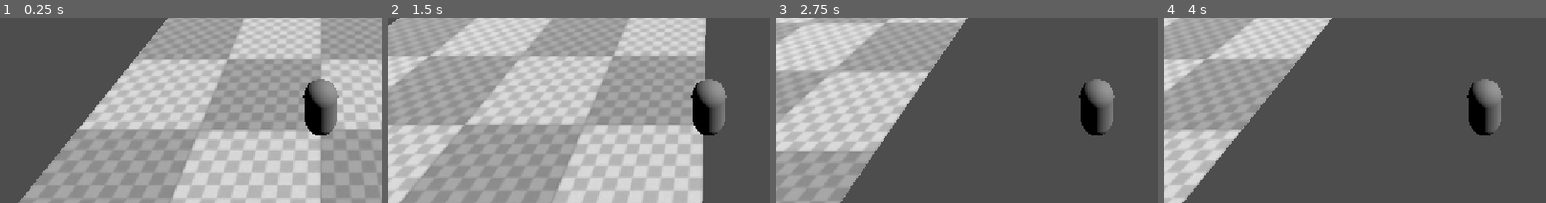
Above: before the commit, frames 1-4 (left to right).
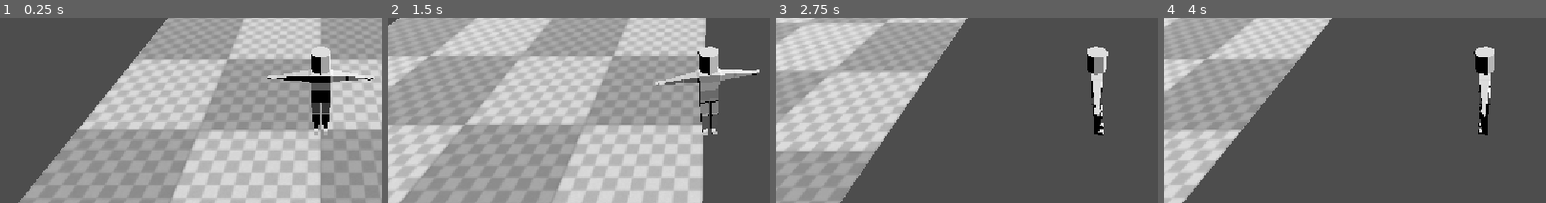
Above: after the commit, the same moments.

Repository: Estudio-Tapiti/Station
Game: Godot game, scene res://scenes/levels/placeholder.tscn
Same seed, same stepped clock (60 frames per second), same inputs: the game is played once before the commit and once after it.
Inputs:
- Up to frame 1 (0.25 s): no input
- Up to frame 2 (1.5 s): tap Enter (ui_accept) at 0.5, 0.77 s; hold Right (ui_right) 0.53-1.28 s; hold Shift (sprint) 0.53-1.28 s; hold Down (ui_down) from 1.28 s (still down); tap Shift (sprint) at 1.35 s
- Up to frame 3 (2.75 s): tap Enter (ui_accept) at 1.52 s; release Down (ui_down) at 2.03 s; hold Right (ui_right) from 2.03 s (still down); hold Shift (sprint) from 2.03 s (still down)
- Up to frame 4 (4 s): release Right (ui_right) at 2.78 s; release Shift (sprint) at 2.78 s; hold Up (ui_up) 2.78-3.53 s; tap Shift (sprint) at 2.85 s; tap Enter (ui_accept) at 3.02, 3.77 s; hold Left (ui_left) from 3.53 s (still down); hold Shift (sprint) from 3.53 s (still down)
The pictures show only the part of the screen within x 8-58%, y 18-68%; the shares and areas given below are measured in that part.

The runs differ from the first frame. In frame 1, 3.5% of the frame differs, in the area x 70-98%, y 15-64%; in frame 2, 3.4%; in frame 3, 2.6%; in frame 4, 2.4%.

Commit message:
Added placeholder player model

Diff:
--- a/scenes/components/actors/Player.tscn
+++ b/scenes/components/actors/Player.tscn
@@ -1,8 +1,7 @@
 [gd_scene format=3 uid="uid://5u5o300f5o2u"]
 
 [ext_resource type="Script" uid="uid://c0w875vdem7hm" path="res://scenes/components/actors/player.gd" id="1_csch0"]
-
-[sub_resource type="CapsuleMesh" id="CapsuleMesh_1vivr"]
+[ext_resource type="PackedScene" uid="uid://bvh82lb3p3l6d" path="res://assets/models/actors/Player/TestDummyWalk.fbx" id="2_dwfs5"]
 
 [sub_resource type="BoxShape3D" id="BoxShape3D_1vivr"]
 size = Vector3(0.85058594, 1, 1.4490967)
@@ -13,8 +12,8 @@
 [node name="Player" type="CharacterBody3D" unique_id=275052377]
 script = ExtResource("1_csch0")
 
-[node name="Model" type="MeshInstance3D" parent="." unique_id=1801772395]
-mesh = SubResource("CapsuleMesh_1vivr")
+[node name="TestDummyWalk" parent="." unique_id=581904068 instance=ExtResource("2_dwfs5")]
+transform = Transform3D(0.365, 0, 0, 0, 0.365, 0, 0, 0, 0.365, 0, 0.88806677, 0)
 
 [node name="Area3D" type="Area3D" parent="." unique_id=1384608176]
 
Binary file added: assets/models/actors/Player/TestDummyWalk.fbx
Not shown, added: assets/models/actors/Player/TestDummyWalk.fbx.import
